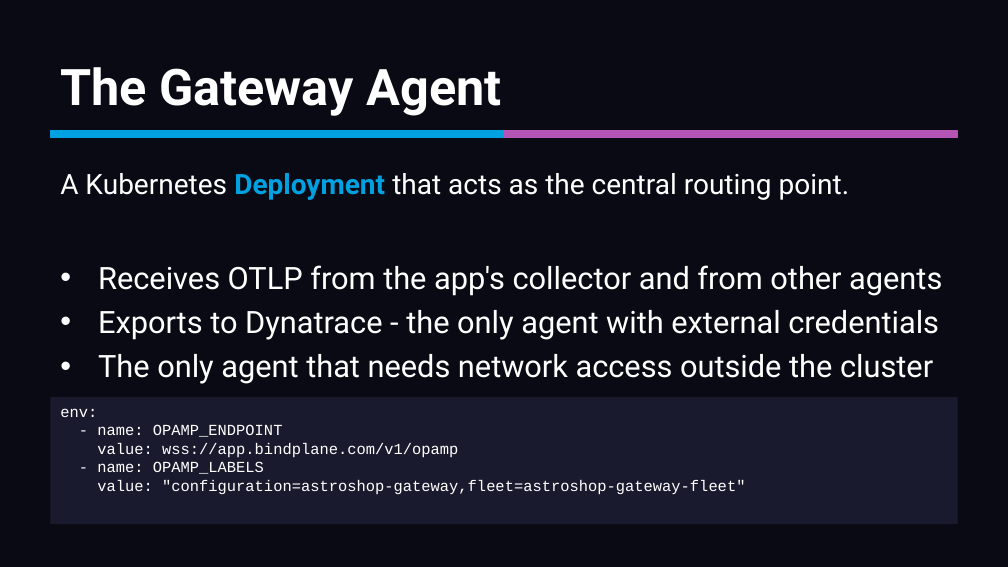
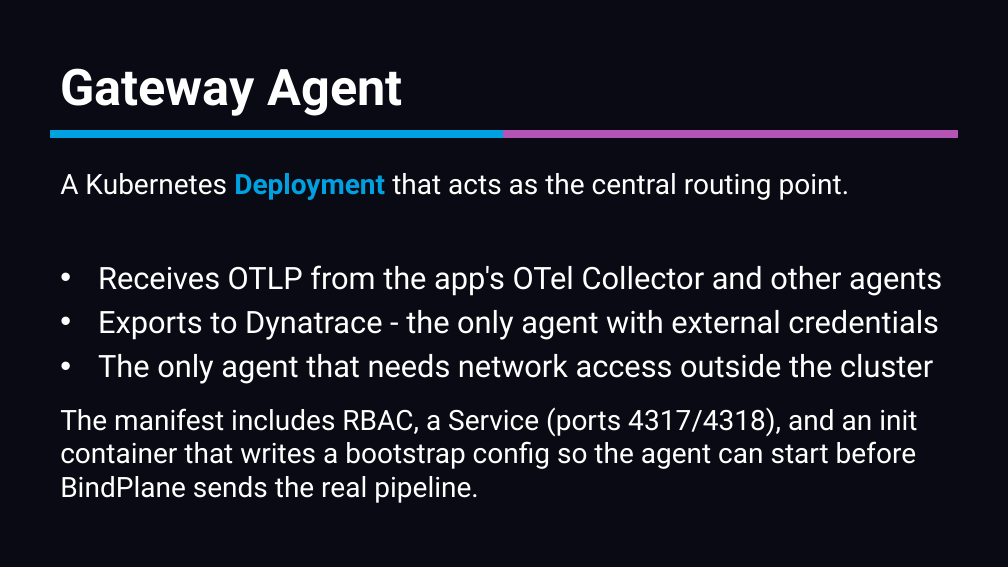
Before and after one commit to mreider/astroshop-bindplane-labs, a slide deck: slide 29 of docs/bindplane-primer/bindplane-primer.pptx (slide 22 before the commit). Drawn at 1008x567 pixels with LibreOffice and Linux fonts; fonts in the diff are those of the drawing. Boxes give left, top, right and bottom in pixels: in the first picture for what was removed or moved away, otherwise in the second. Text is boxed around its words. In the diff, an @@ line names an element or a change of style, - is before the commit and + after.

```diff
--- a/docs/bindplane-primer/bindplane-primer.pptx
+++ b/docs/bindplane-primer/bindplane-primer.pptx
@@ text at box(60, 68, 402, 116): text changed @@
-The Gateway Agent
+Gateway Agent
@@ text at box(98, 265, 942, 296): text changed @@
-• Receives OTLP from the app's collector and from other agents
+• Receives OTLP from the app's OTel Collector and other agents
@@ text "The manifest includes RBAC, a ...": place and size @@
-text "The manifest includes RBAC, a ..." at box(50, 397, 958, 524)
+text "The manifest includes RBAC, a ..." at box(60, 407, 917, 503)
@@ text "The manifest includes RBAC, a ..." at box(60, 407, 917, 503): fill #1A1A2E to none @@
@@ text at box(60, 407, 917, 503): text changed; size 11 to 20 pt; font Courier New to Roboto @@
-env:
-- name: OPAMP_ENDPOINT
-value: wss://app.bindplane.com/v1/opamp
-- name: OPAMP_LABELS
-value: "configuration=astroshop-gateway,fleet=astroshop-gateway-fleet"
+The manifest includes RBAC, a Service (ports 4317/4318), and an init container that writes a bootstrap config so the agent can start before BindPlane sends the real pipeline.
```
Also in this commit, not shown: 27 other slides changed, 27 slides added, 13 slides removed, 1 other file.
